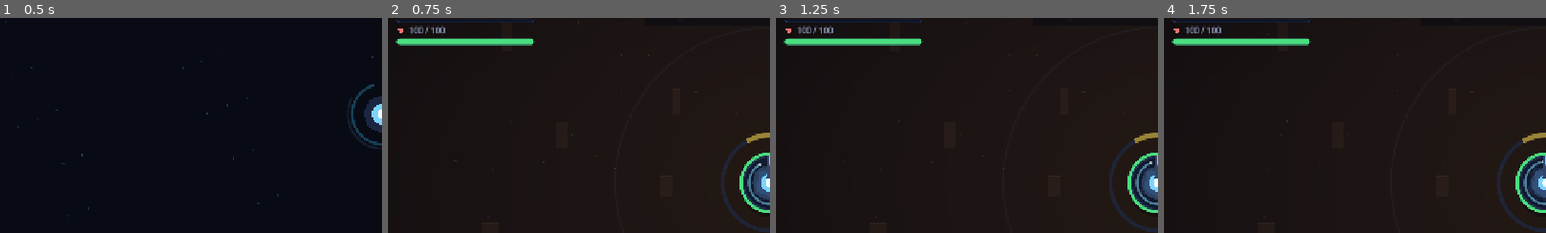
Above: before the commit, frames 1-4 (left to right).
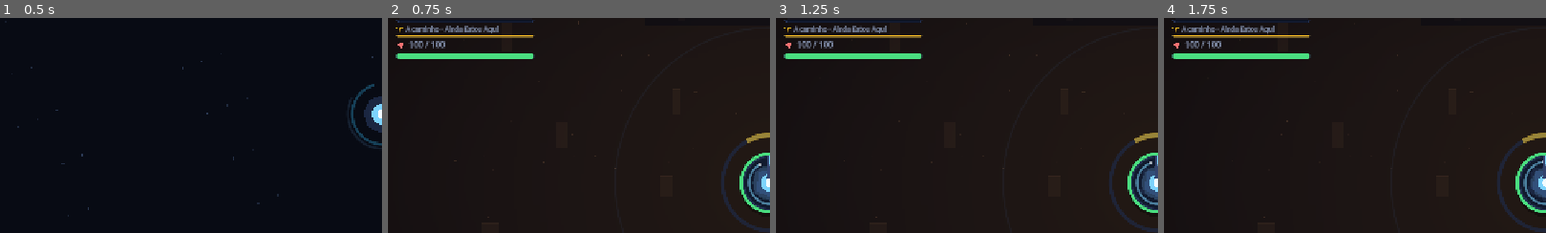
Above: after the commit, the same moments.

Repository: joabcostamd/joabcostamd
Game: Godot game, scene res://scenes/main.tscn
The game is run twice, just before and just after one commit, with the same random seed, the same clock (stepped at 60 frames per second) and the same inputs.
Inputs (mouse positions are % of the whole screen's width and height, from its top left):
- Up to frame 1 (0.5 s): no input
- Up to frame 2 (0.75 s): click "COMEÇAR" at 0.5 s
- Up to frame 3 (1.25 s): no input
- Up to frame 4 (1.75 s): click (47, 86) at 1.25 s
The pictures show only the part of the screen within x 0-50%, y 12-62%; the shares and areas given below are measured in that part.

Frame 1 is identical in both runs. In frame 2, 3.4% of the frame differs, in the area x 2-39%, y 3-20%; in frame 3, 3.4%; in frame 4, 3.4%.

Commit message:
feat: o jogador sempre sabe o que esta perto de conseguir
O jogo tem 85 conquistas e 36 missoes e NENHUMA delas aparecia sem abrir
um painel para procurar. Fora a proxima onda, nao havia um unico alvo
visivel na tela. Quem joga idle nao abre painel para descobrir o que esta
perto: ou o jogo mostra, ou o objetivo nao existe — e progresso invisivel
nao puxa ninguem para a proxima sessao.

`Progresso.proxima_conquista` acha a que esta mais adiantada e o HUD
mostra "A caminho · <nome>" com barra, logo abaixo do nivel. So entra o
que ja comecou (0% nao e "proximo", seria ruido), e a barra esquenta
acima de 85% para o jogador ver que falta pouco sem ler nada.

Recalculado no ritmo lento, nao a 60 Hz: sao 85 condicoes e elas mudam em
segundos.

Nada aqui e predatorio: nao ha espera, nem punicao por sair, nem nada que
dinheiro encurte. E ancoragem de progresso honesta — mostrar o que o
jogador ja conquistou por jogar.

Co-Authored-By: Claude Opus 5 <noreply@anthropic.com>
Claude-Session: https://claude.ai/code/session_01KjywRohvpoYfEskZwwMkww

Diff:
--- a/torre-eterna/data/i18n/hud.json
+++ b/torre-eterna/data/i18n/hud.json
@@ -74,5 +74,13 @@
   "hud_farm_desligado": {
     "pt": "Modo Farm desligado.",
     "en": "Farm Mode off."
+  },
+  "hud_proximo_alvo": {
+    "pt": "A caminho",
+    "en": "Up next"
+  },
+  "hud_proximo_dica": {
+    "pt": "A conquista mais perto de cair. O jogo tem 85 delas — esta é a que você já está quase alcançando.",
+    "en": "The achievement closest to unlocking. The game has 85 — this is the one you are nearly at."
   }
 }
--- a/torre-eterna/scripts/sim/progress.gd
+++ b/torre-eterna/scripts/sim/progress.gd
@@ -109,6 +109,40 @@
 	var atual := valor_cond(s, str(cond.get("tipo", "")), str(cond.get("chave", "")))
 	return atual >= float(cond.get("valor", 0))
 
+## A conquista mais perto de cair, com o quanto falta.
+##
+## O jogo tinha 85 conquistas e 36 missoes e NENHUMA delas aparecia sem o
+## jogador abrir um painel para procurar. Quem joga idle nao abre painel para
+## descobrir o que esta perto: ou o jogo mostra, ou o objetivo nao existe. Sem
+## isso o unico alvo visivel era a proxima onda, e o resto do progresso era
+## invisivel ate cair do ceu.
+##
+## Devolve {} quando nao ha nada mensuravel a caminho (tudo desbloqueado, ou a
+## proxima conquista depende de uma condicao sem numero).
+static func proxima_conquista(s: Dictionary) -> Dictionary:
+	var melhor: Dictionary = {}
+	var melhor_frac := -1.0
+	for def in Dados.conquistas:
+		var id := str(def.get("id", ""))
+		if s["conquistas"].has(id):
+			continue
+		var cond: Dictionary = def.get("cond", {})
+		if cond.is_empty():
+			continue
+		var alvo := float(cond.get("valor", 0))
+		if alvo <= 0.0:
+			continue
+		var atual := valor_cond(s, str(cond.get("tipo", "")), str(cond.get("chave", "")))
+		if atual <= 0.0:
+			continue
+		var frac := clampf(atual / alvo, 0.0, 0.999)
+		# So interessa o que ja comecou: uma conquista em 0% nao e "proxima",
+		# e mostrar a de 0,1% seria ruido em vez de alvo.
+		if frac > melhor_frac:
+			melhor_frac = frac
+			melhor = {"def": def, "frac": frac, "atual": atual, "alvo": alvo}
+	return melhor
+
 ## Verifica conquistas novas. Devolve a lista de ids desbloqueados agora.
 static func checar_conquistas(j) -> Array:
 	var s: Dictionary = j.s
--- a/torre-eterna/scripts/ui/hud.gd
+++ b/torre-eterna/scripts/ui/hud.gd
@@ -19,6 +19,9 @@
 var lbl_vida: Label
 var barra_escudo: ProgressBar
 var barra_xp: ProgressBar
+var barra_alvo: ProgressBar
+var rotulo_alvo: Label
+var caixa_alvo: Control
 var lbl_nivel: Label
 var lbl_combo: Label
 var lbl_dps: Label
@@ -163,6 +166,29 @@
 	barra_xp.custom_minimum_size.x = 230
 	vitais.add_child(barra_xp)
 
+	# A CAMINHO. O jogo tem 85 conquistas e 36 missões e nenhuma delas aparecia
+	# sem abrir painel. Quem joga idle não abre painel para descobrir o que está
+	# perto: ou o jogo mostra, ou o objetivo não existe. Fora a próxima onda, o
+	# jogador não tinha um único alvo visível — e alvo visível a poucos por cento
+	# de distância é o que faz "mais um minuto" virar mais uma hora.
+	var lalvo := UI.vbox(1)
+	var lh := UI.hbox(4)
+	var ica := Control.new()
+	ica.set_script(load("res://scripts/ui/icone_control.gd"))
+	lh.add_child(ica)
+	ica.configurar("trofeu", UI.OURO, 11)
+	rotulo_alvo = UI.rotulo("", 11, UI.TEXTO2)
+	lh.add_child(rotulo_alvo)
+	lalvo.add_child(lh)
+	barra_alvo = UI.barra(UI.OURO, 4)
+	barra_alvo.custom_minimum_size.x = 230
+	lalvo.add_child(barra_alvo)
+	caixa_alvo = lalvo
+	caixa_alvo.visible = false
+	caixa_alvo.tooltip_text = Txt.t("hud_proximo_dica")
+	caixa_alvo.mouse_filter = Control.MOUSE_FILTER_STOP
+	vitais.add_child(lalvo)
+
 	var hv := UI.hbox(6)
 	var ic_v := UI.icone("coracao", UI.VERMELHO, 14)
 	hv.add_child(ic_v)
@@ -445,7 +471,25 @@
 		b.disabled = not pronto
 		b.modulate = Color.WHITE if pronto else Color(0.55, 0.6, 0.7)
 
+## O alvo mais perto, atualizado no ritmo lento: ele muda em segundos, não em
+## quadros, e recalcular 85 condições a 60 Hz seria desperdício puro.
+func _atualizar_alvo() -> void:
+	if caixa_alvo == null or not is_instance_valid(caixa_alvo):
+		return
+	var prox := Progresso.proxima_conquista(jogo.s)
+	if prox.is_empty():
+		caixa_alvo.visible = false
+		return
+	caixa_alvo.visible = true
+	var def: Dictionary = prox["def"]
+	var frac := float(prox["frac"])
+	rotulo_alvo.text = "%s · %s" % [Txt.t("hud_proximo_alvo"), Ux.txt(def, "nome", Cfg.ingles())]
+	barra_alvo.value = frac * 100.0
+	# Perto de cair, a barra esquenta: o jogador vê que falta pouco sem ler nada.
+	barra_alvo.modulate = Color(1.0, 1.0, 1.0) if frac < 0.85 else Color(1.25, 1.15, 0.7)
+
 func _atualizar_lento() -> void:
+	_atualizar_alvo()
 	if jogo == null or not jogo.iniciado:
 		return
 	var s: Dictionary = jogo.s
Not shown, changed: torre-eterna/README.md
Not shown, changed: torre-eterna/docs/QUALIDADE.md
